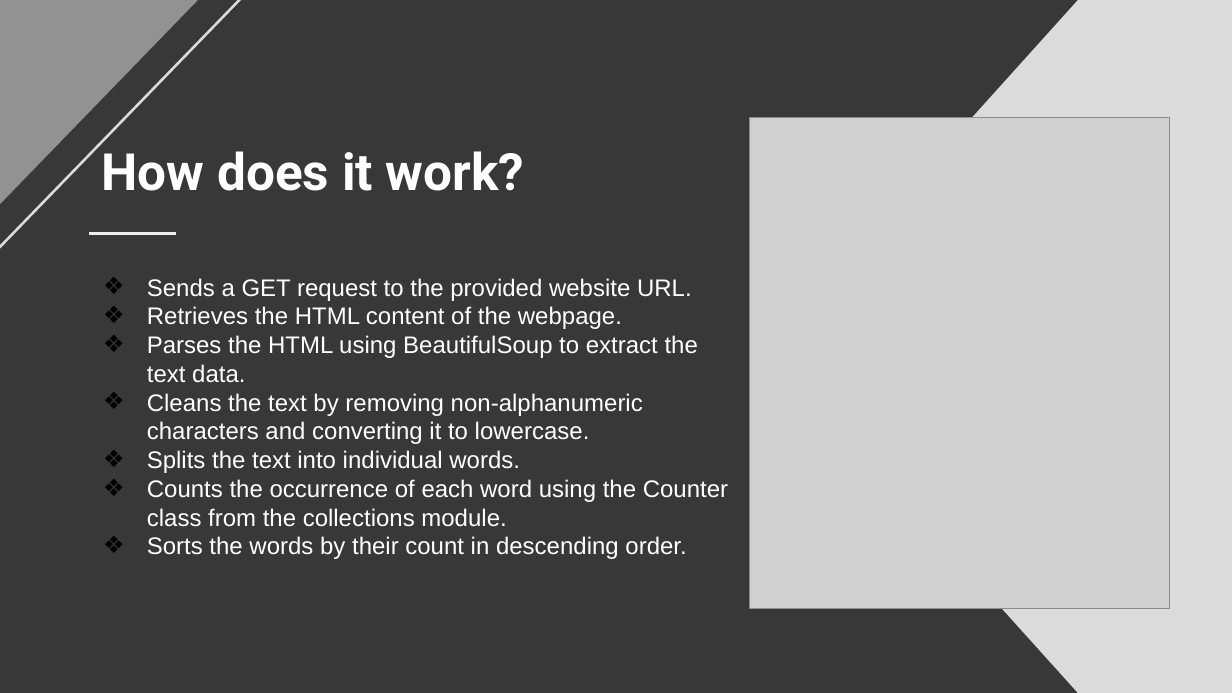
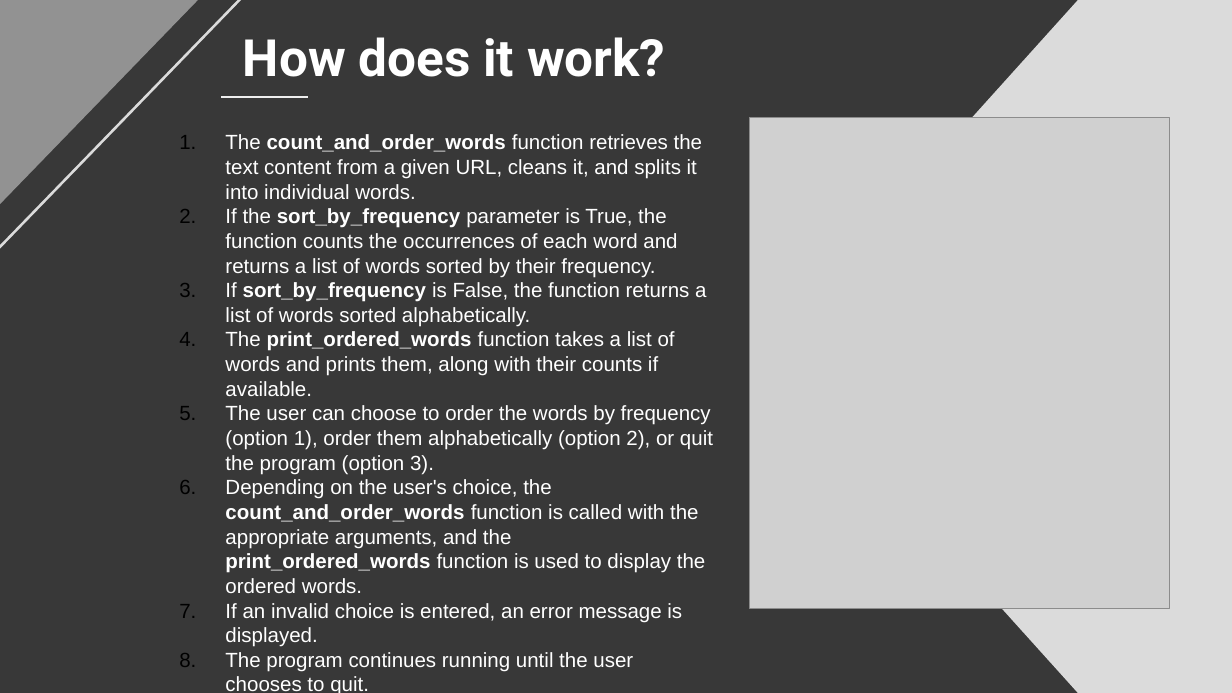
Before and after one commit to codingburgas/2223-otj-10-project-python-web-scraper-YYTodorov20, a slide deck: slide 4 of Documentation/Presentation.pptx (slide 5 before the commit). Drawn at 1232x693 pixels with LibreOffice and Linux fonts; fonts in the diff are those of the drawing; grey boxes stand for pictures. Boxes give left, top, right and bottom in pixels: in the first picture for what was removed or moved away, otherwise in the second. Text is boxed around its words. In the diff, an @@ line names an element or a change of style, - is before the commit and + after.

```diff
--- a/Documentation/Presentation.pptx
+++ b/Documentation/Presentation.pptx
@@ title "How does it work?": place and size @@
-title "How does it work?" at (102, 151, 524, 191)
+title "How does it work?" at (243, 37, 665, 77)
@@ line moved from (89, 233) - (176, 233) to (222, 97) - (308, 97) @@
@@ text at (225, 134, 713, 693): text changed; size 14 to 12 pt @@
-❖ Sends a GET request to the provided website URL.
-❖ Retrieves the HTML content of the webpage.
-❖ Parses the HTML using BeautifulSoup to extract the text data.
-❖ Cleans the text by removing non-alphanumeric characters and converting it to lowercase.
-❖ Splits the text into individual words.
-❖ Counts the occurrence of each word using the Counter class from the collections module.
-❖ Sorts the words by their count in descending order.
+1. The count_and_order_words function retrieves the text content from a given URL, cleans it, and splits it into individual words.
+2. If the sort_by_frequency parameter is True, the function counts the occurrences of each word and returns a list of words sorted by their frequency.
+3. If sort_by_frequency is False, the function returns a list of words sorted alphabetically.
+4. The print_ordered_words function takes a list of words and prints them, along with their counts if available.
+5. The user can choose to order the words by frequency (option 1), order them alphabetically (option 2), or quit the program (option 3).
+6. Depending on the user's choice, the count_and_order_words function is called with the appropriate arguments, and the print_ordered_words function is used to display the ordered words.
+7. If an invalid choice is entered, an error message is displayed.
+8. The program continues running until the user chooses to quit.
```
Also in this commit, not shown: 2 other slides changed, 1 slide removed, 3 other files.
